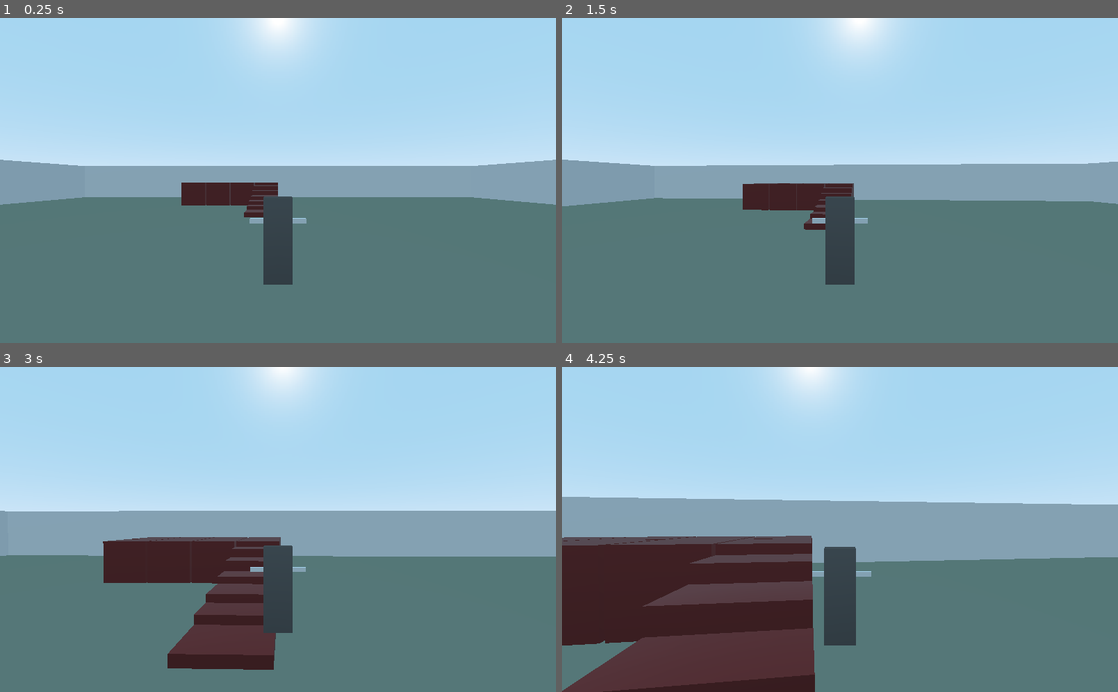
Above: before the commit, frames 1-4 (two rows, left to right).
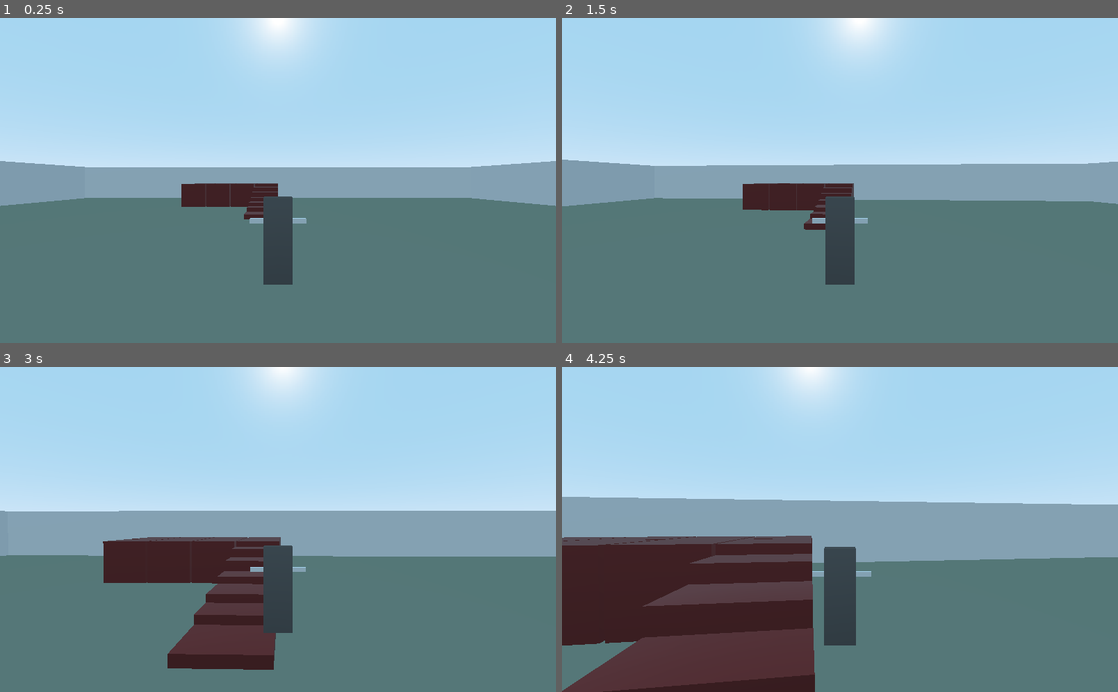
Above: after the commit, the same moments.

Repository: NIK0666/GodotThirdPersonController
Game: Godot game, scene res://TestLevel.tscn
Same seed, same stepped clock (60 frames per second), same inputs: the game is played once before the commit and once after it.
Inputs (mouse positions are in pixels of both pictures, inside the frame that each line leads up to):
- Up to frame 1 (0.25 s): no input
- Up to frame 2 (1.5 s): tap Enter at 0.5 s; move the mouse to (867, 180) at 0.52 s; hold Mouse wheel up (camera_zoom_in) 0.53-1.28 s; hold W (move_forward) from 0.53 s (still down); move the mouse to (812, 180) at 1.27 s; tap Mouse wheel down (camera_zoom_out) at 1.35 s
- Up to frame 3 (3 s): keep holding W (move_forward); move the mouse to (289, 523) at 2.02 s; hold Mouse wheel up (camera_zoom_in) 2.03-2.78 s; move the mouse to (272, 536) at 2.77 s; tap Mouse wheel down (camera_zoom_out) at 2.85 s
- Up to frame 4 (4.25 s): keep holding W (move_forward); move the mouse to (878, 532) at 3.52 s; hold Mouse wheel up (camera_zoom_in) from 3.53 s (still down)

The runs differ from the first frame. In frame 1, 0.9% of the frame differs, in the area x 0-100%, y 43-62%; in frame 2, nothing differs; in frame 3, less than 0.1%; in frame 4, nothing differs.

Commit message:
Movement fix when not on the floor

Diff:
--- a/Scripts/Player.gd
+++ b/Scripts/Player.gd
@@ -57,7 +57,7 @@
 		rotate_camera(Vector2(mouse_relative.y * delta * Sensitivity_X, mouse_relative.x * delta * Sensitivity_Y))
 		mouse_relative = Vector2()
 
-	if move_offset != Vector2.ZERO or move_forward != 0 or move_right != 0:
+	if move_offset != Vector2.ZERO or move_forward != 0 or move_right != 0 or !is_on_floor():
 		move(delta)
 
 func rotate_camera(offset):
